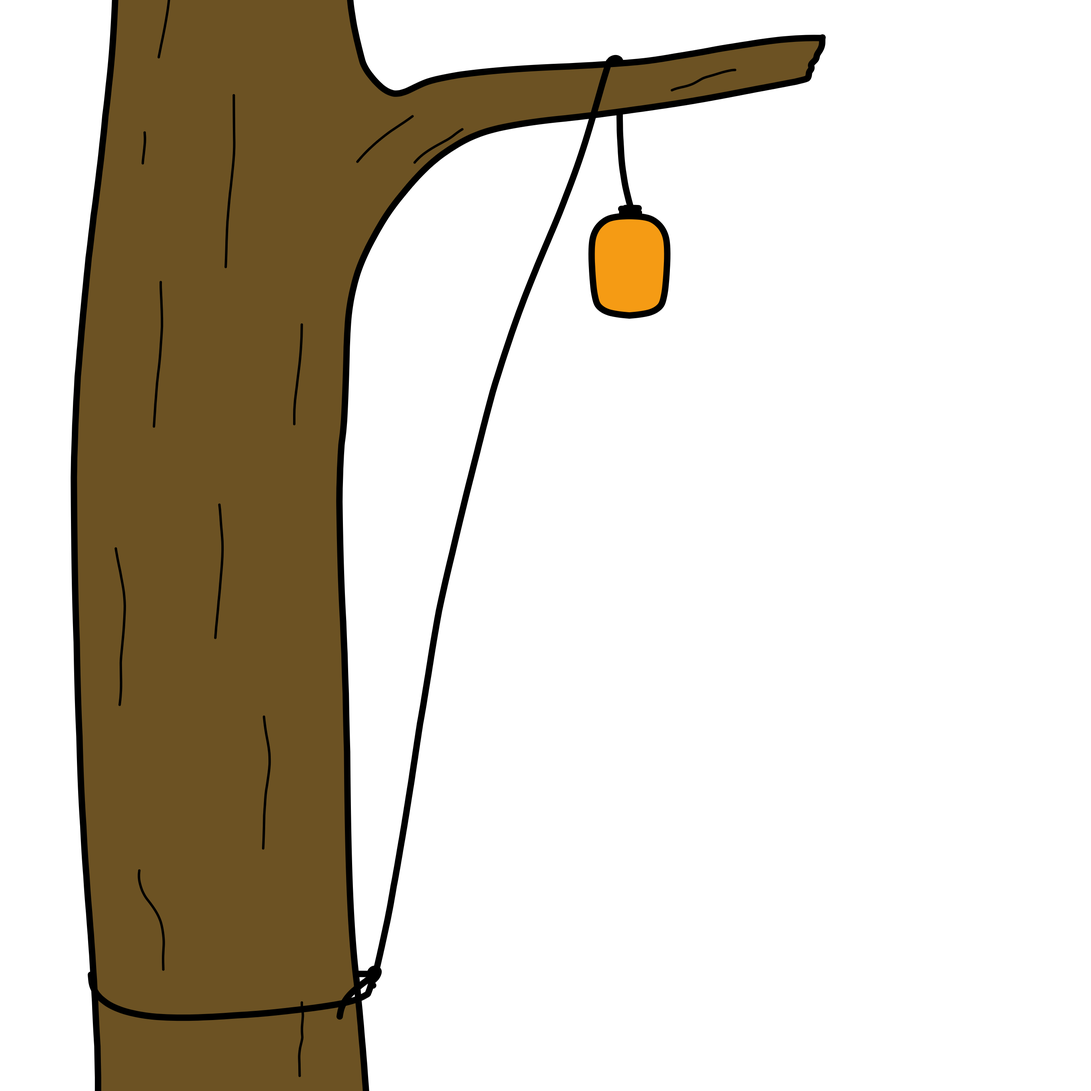
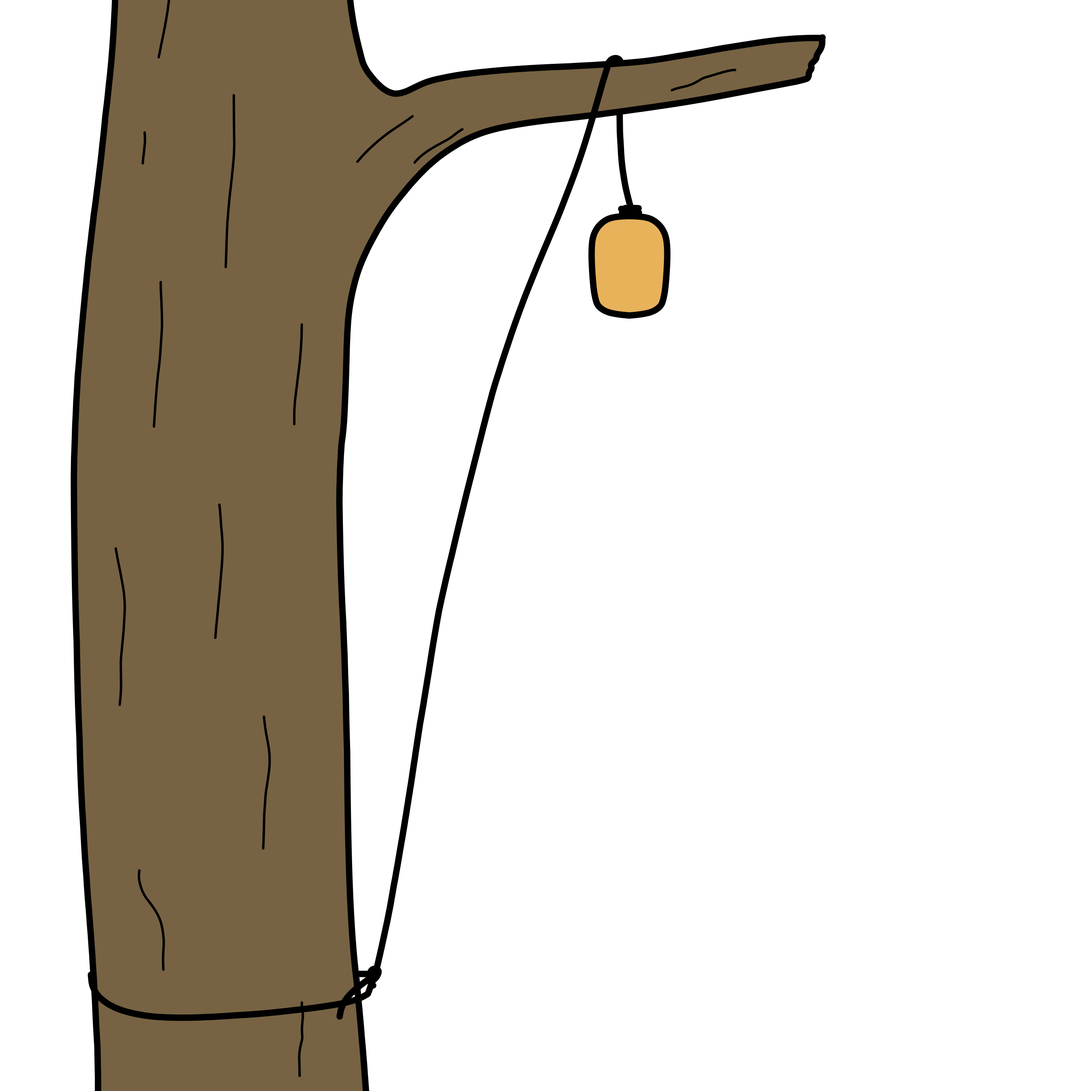
Layer changes from the first 1091×1091 image to the second:
painted on "Details" over bbox(102, 0, 741, 1091)
painted on "Line art" over bbox(76, 0, 820, 1091)
painted on "Color" over bbox(76, 0, 820, 1091)
painted on "Background" over bbox(76, 0, 820, 1091)
